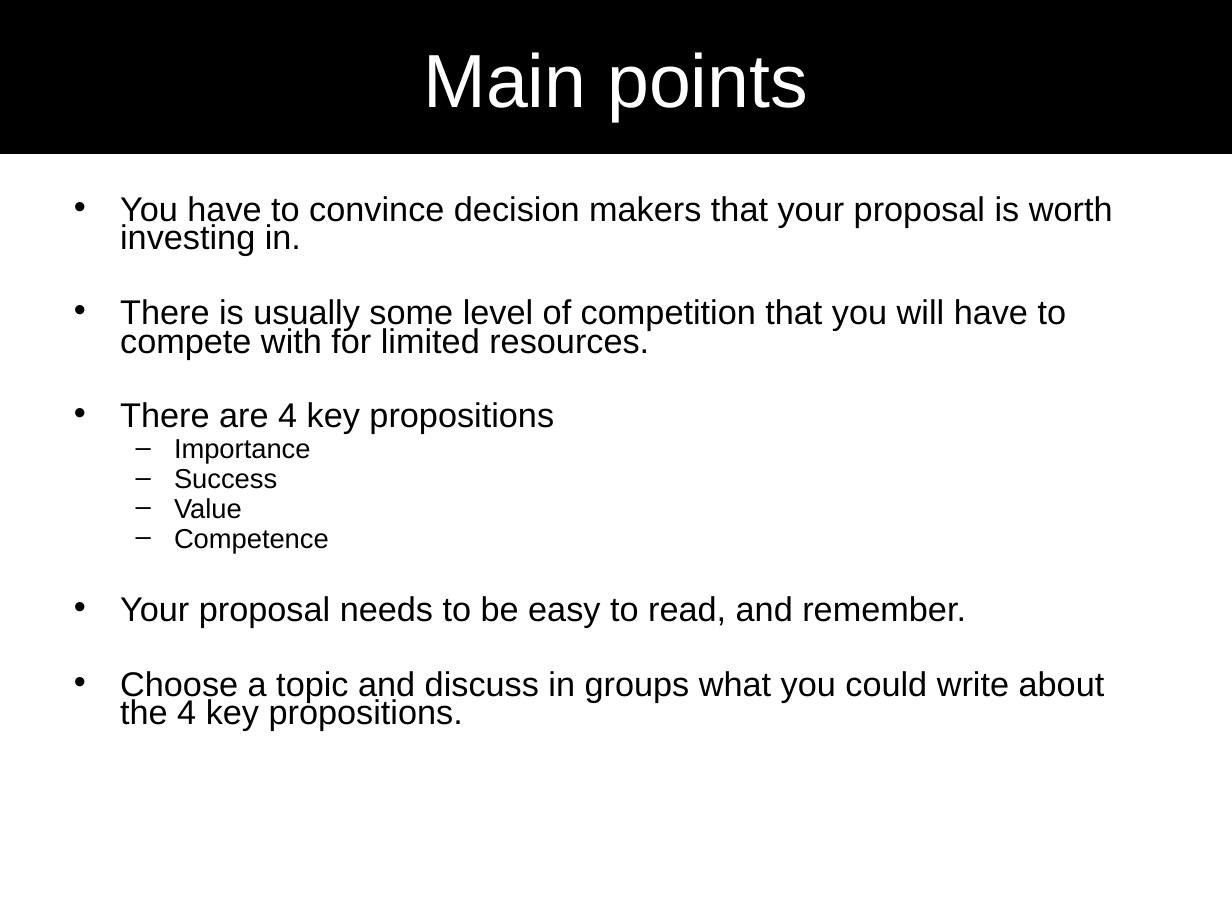
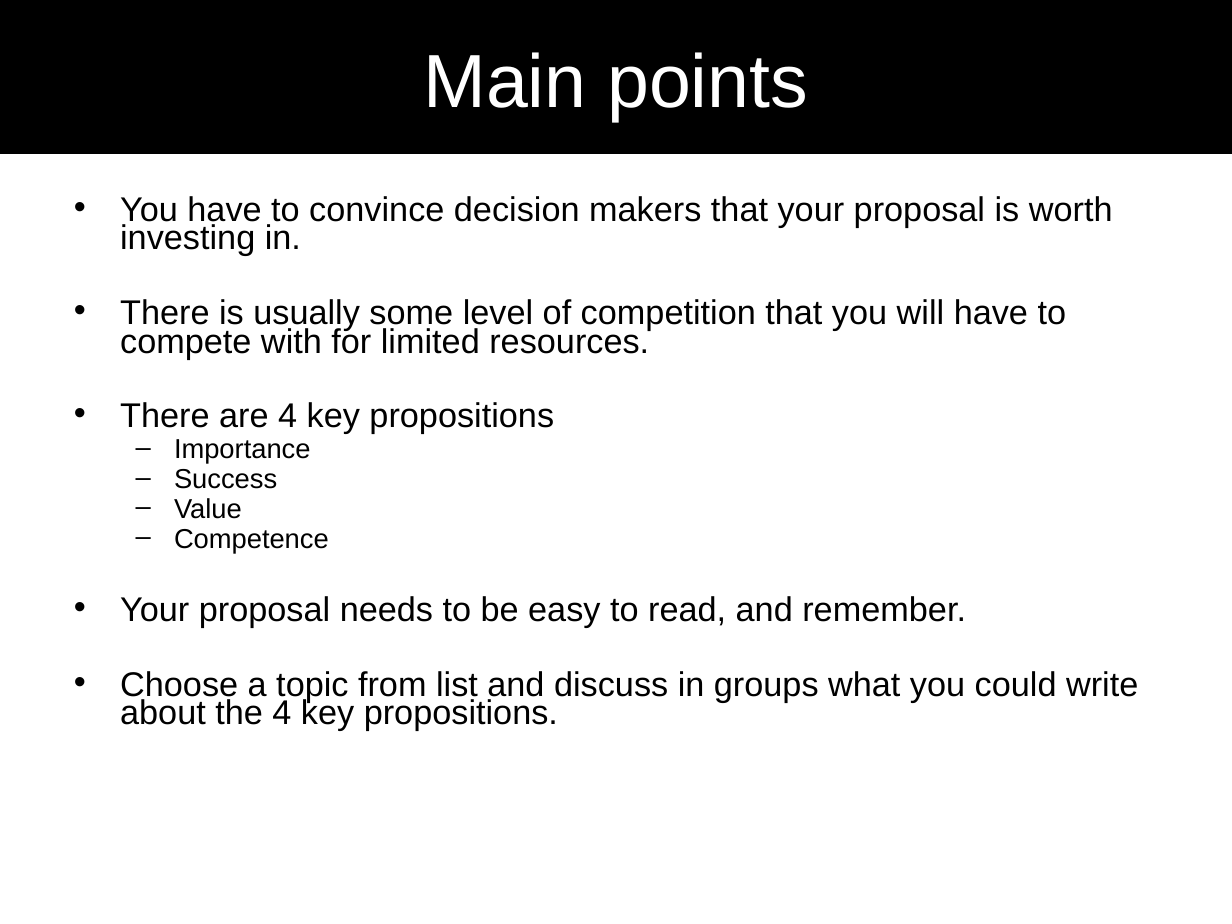
Before and after one commit to maul1609/tutorial-schedule-2, a slide deck: slide 8 of material/eart29200_tutorial1_asynchronous.ppt. Drawn at 1232x924 pixels with LibreOffice and Linux fonts; fonts in the diff are those of the drawing. Boxes give left, top, right and bottom in pixels: in the first picture for what was removed or moved away, otherwise in the second. Text is boxed around its words. In the diff, an @@ line names an element or a change of style, - is before the commit and + after.

```diff
--- a/material/eart29200_tutorial1_asynchronous.ppt
+++ b/material/eart29200_tutorial1_asynchronous.ppt
@@ text at [120,671,1138,731]: text changed @@
-• Choose a topic and discuss in groups what you could write about the 4 key propositions.
+• Choose a topic from list and discuss in groups what you could write about the 4 key propositions.
```
Also in this commit, not shown: 1 other slide changed, 13 other files.
